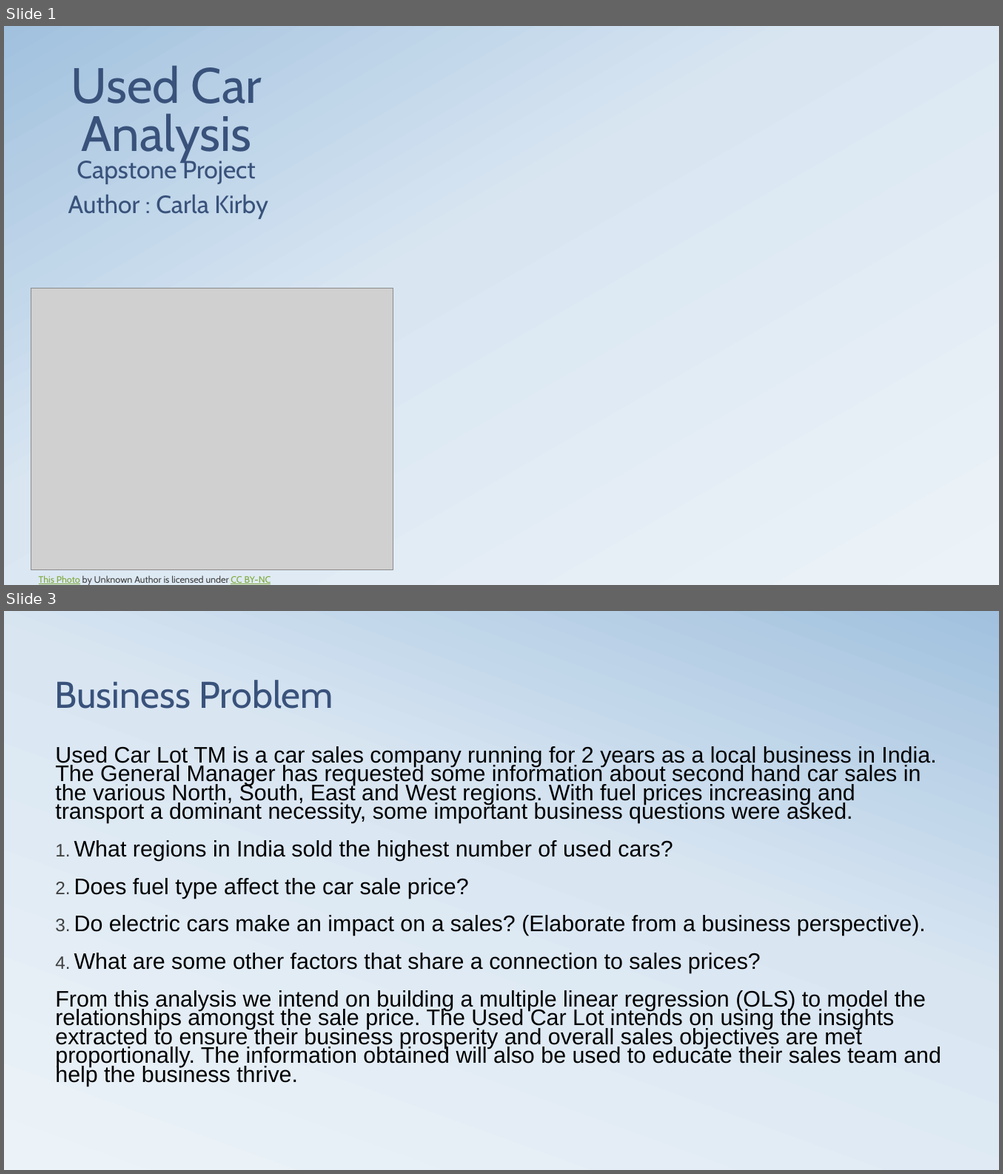
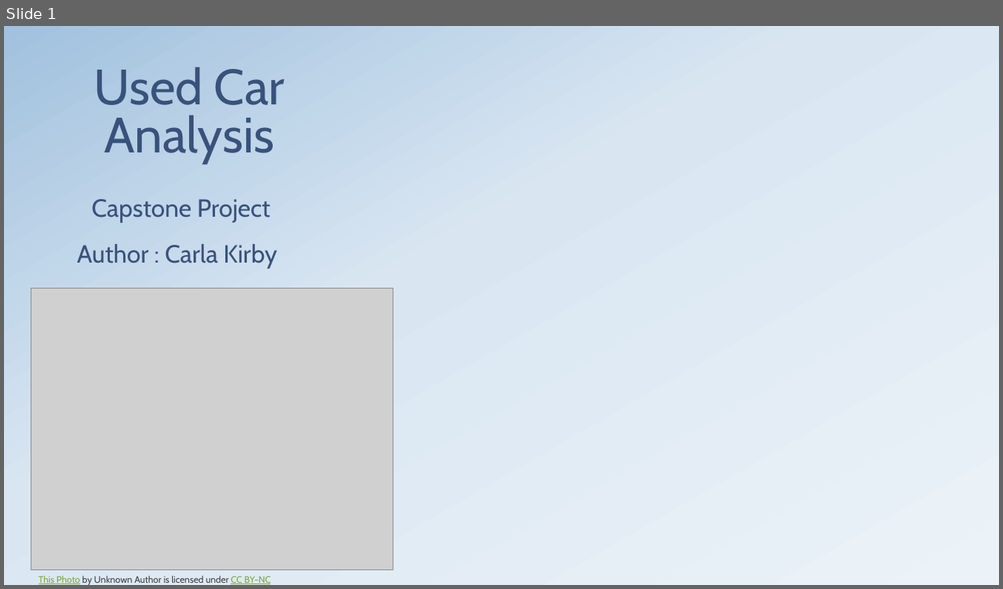
Before and after one commit to githosted/CAPSTONE, a slide deck: Capstone.pptx. Shown one above the other, each under a label of ours: slides 1 and 3 before the commit, slide 1 after it; the slides between them are not shown. The pictures are 1003x1174 and 1003x589 pixels, drawn with LibreOffice and Linux fonts; fonts in the diff are those of the drawing; grey boxes stand for pictures; background and template pictures are left out. Boxes give left, top, right and bottom in pixels: in the first picture for what was removed or moved away, otherwise in the second. Text is boxed around its words. In the diff, an @@ line names an element or a change of style, - is before the commit and + after.

```diff
--- a/Capstone.pptx
+++ b/Capstone.pptx
@@ slide 3 removed at (4,611,999,1170), background gradient #ECF3F8 to #D9E6F2 to #A1C1DE @@
@@ title removed at (55,680,333,709) @@
-Business Problem
@@ text removed at (55,746,941,1087) @@
-Used Car Lot TM is a car sales company running for 2 years as a local business in India. The General Manager has requested some information about second hand car sales in the various North, South, East and West regions. With fuel prices increasing and transport a dominant necessity, some important business questions were asked.
-1. What regions in India sold the highest number of used cars?
-2. Does fuel type affect the car sale price?
-3. Do electric cars make an impact on a sales? (Elaborate from a business perspective).
-4. What are some other factors that share a connection to sales prices?
-From this analysis we intend on building a multiple linear regression (OLS) to model the relationships amongst the sale price. The Used Car Lot intends on using the insights extracted to ensure their business prosperity and overall sales objectives are met proportionally. The information obtained will also be used to educate their sales team and help the business thrive.
@@ slide 1 changed as well @@
@@ title "Used Car Analysis": place and size @@
-title "Used Car Analysis" at (71,65,262,163)
+title "Used Car Analysis" at (94,67,284,164)
@@ text "Capstone Project" rewrapped from (77,158,256,184) to (91,199,270,223) @@
@@ subtitle "Author : Carla Kirby": place and size @@
-subtitle "Author : Carla Kirby" at (68,195,268,219)
+subtitle "Author : Carla Kirby" at (77,244,277,269)
```
Also in this commit, not shown: 4 other slides changed, 3 slides added, 2 other slides removed, 3 other files.
